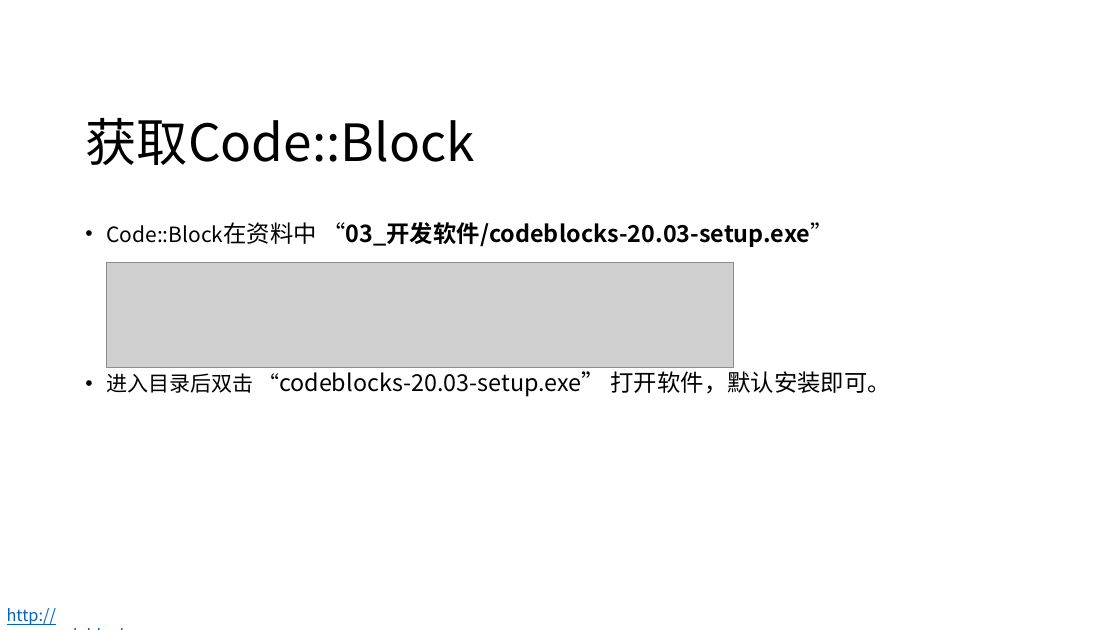
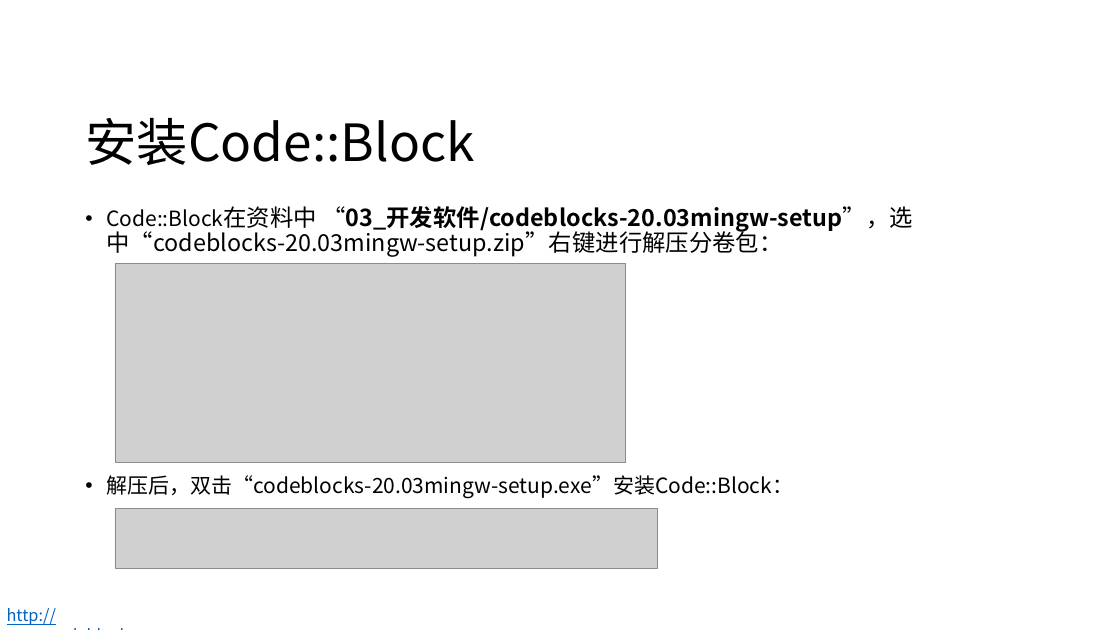
Before and after one commit to namefyw/100ask_lvgl, a slide deck: slide 2 of 01_视频教程/课堂PPT/1-2-1_windows PC模拟器(codeblock)运行LVGL.pptx. Drawn at 1120x630 pixels with LibreOffice and Linux fonts; fonts in the diff are those of the drawing; grey boxes stand for pictures; background and template pictures are left out. Boxes give left, top, right and bottom in pixels: in the first picture for what was removed or moved away, otherwise in the second. Text is boxed around its words. In the diff, an @@ line names an element or a change of style, - is before the commit and + after.

Commit message:
更新：1-2-1_windows PC模拟器(codeblock)运行LVGL.pptx

```diff
--- a/01_视频教程/课堂PPT/1-2-1_windows PC模拟器(codeblock)运行LVGL.pptx
+++ b/01_视频教程/课堂PPT/1-2-1_windows PC模拟器(codeblock)运行LVGL.pptx
@@ text at (x1=85, y1=118, x2=474, y2=165): text changed @@
-获取Code::Block
+安装Code::Block
@@ text at (x1=106, y1=206, x2=912, y2=257): text changed; bold off @@
-• Code::Block在资料中 “03_开发软件/codeblocks-20.03-setup.exe”
+• Code::Block在资料中 “03_开发软件/codeblocks-20.03mingw-setup”，选中“codeblocks-20.03mingw-setup.zip”右键进行解压分卷包：
@@ picture removed at (x1=106, y1=263, x2=734, y2=368) @@
@@ picture added at (x1=115, y1=264, x2=626, y2=462) @@
@@ text at (x1=106, y1=475, x2=793, y2=498): text changed; size 20 to 18 pt @@
-• 进入目录后双击 “codeblocks-20.03-setup.exe” 打开软件，默认安装即可。
+• 解压后，双击“codeblocks-20.03mingw-setup.exe”安装Code::Block：
@@ picture added at (x1=115, y1=509, x2=658, y2=569) @@
```
Also in this commit, not shown: 1 other slide changed.
